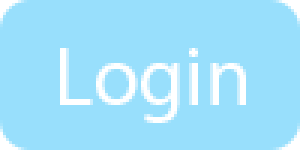
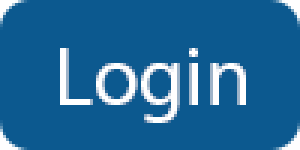
Layered file, before and after one edit (300 × 150). Changes by layer:
painted on "Rounded Rectangle 1" over [0, 0, 300, 150]
